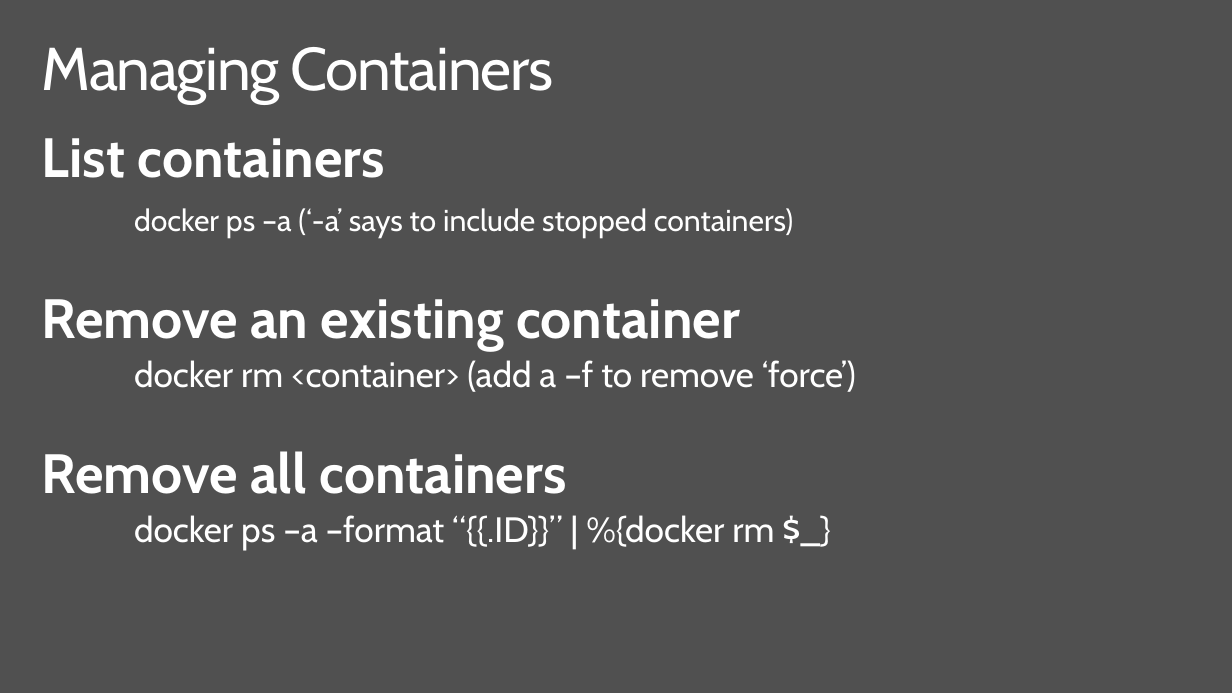
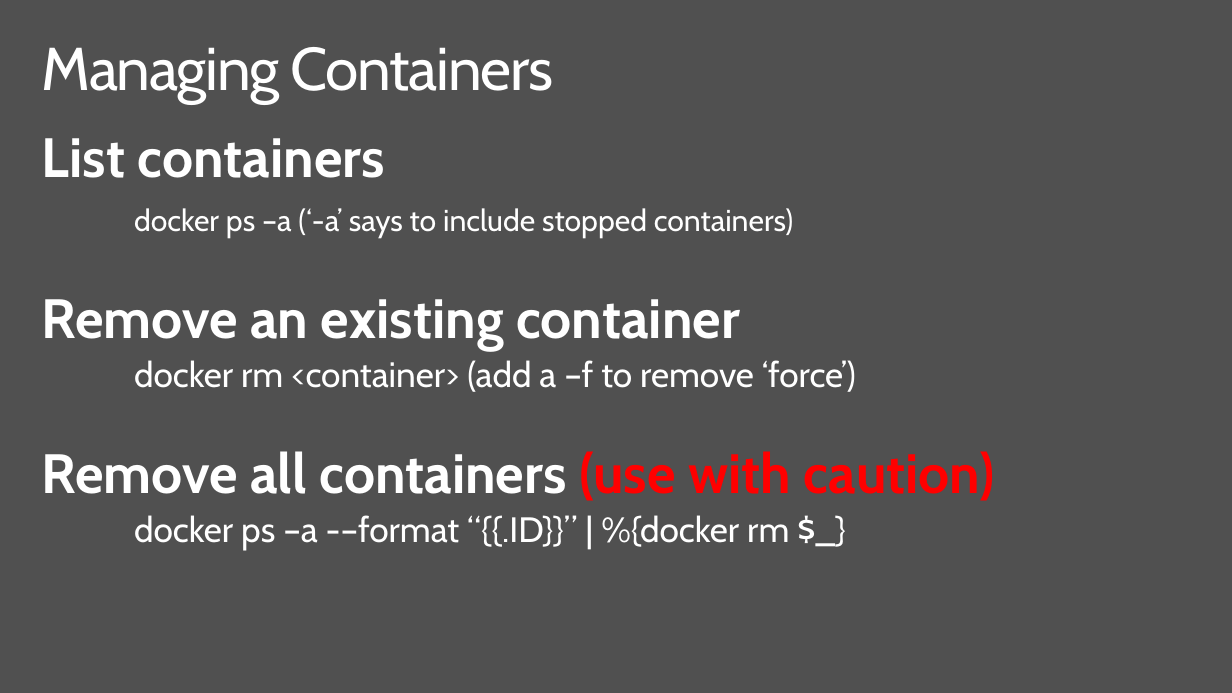
Before and after one commit to brentstineman/PersonalStuff, a slide deck: slide 20 of Presentations/ContainersForWindowsDevs.pptx. Drawn at 1232x693 pixels with LibreOffice and Linux fonts; fonts in the diff are those of the drawing. Boxes give left, top, right and bottom in pixels: in the first picture for what was removed or moved away, otherwise in the second. Text is boxed around its words. In the diff, an @@ line names an element or a change of style, - is before the commit and + after.

```diff
--- a/Presentations/ContainersForWindowsDevs.pptx
+++ b/Presentations/ContainersForWindowsDevs.pptx
@@ text at <box>42,451,995,551</box>: text changed @@
-Remove all containers
-docker ps –a –format “{{.ID}}” | %{docker rm $_}
+Remove all containers (use with caution)
+docker ps –a -–format “{{.ID}}” | %{docker rm $_}
```
Also in this commit, not shown: 5 other slides changed, 5 other files.
